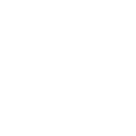
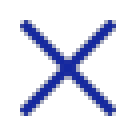
The second 136x136 image is a revision of the first. Changes to its layers:
renamed "Group 3" to "원엑스", showed the group it (4 layers) over [20, 20, 116, 116]
added group "큰엑스" with 4 layers above "큰화살표" over [20, 20, 116, 116]
added layer "Vector Smart Object" (41st of 52, in "큰엑스") in group "큰엑스" over [20, 20, 116, 116]
added layer "Vector Smart Object" (42nd of 52, in "큰엑스") in group "큰엑스" over [20, 20, 116, 116]
added layer "Vector Smart Object" (43rd of 52, in "큰엑스") in group "큰엑스" over [20, 20, 116, 116]
added layer "Vector Smart Object" (44th of 52, in "큰엑스") in group "큰엑스" over [20, 20, 116, 116]
renamed "Group 2" to "큰화살표", showed the group it (4 layers) over [20, 20, 116, 116]
